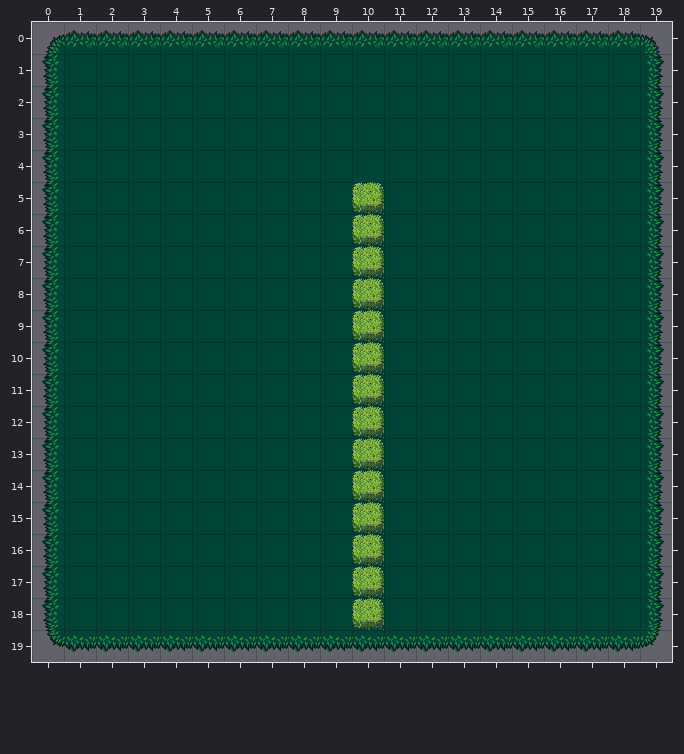
Two versions of a level (Tiled map (JSON), assets/map/testmap.json). This is how it looked before the edit.
Cells are 32x32 px. Shown: x 0..19, y 0..19.
And afterwards:
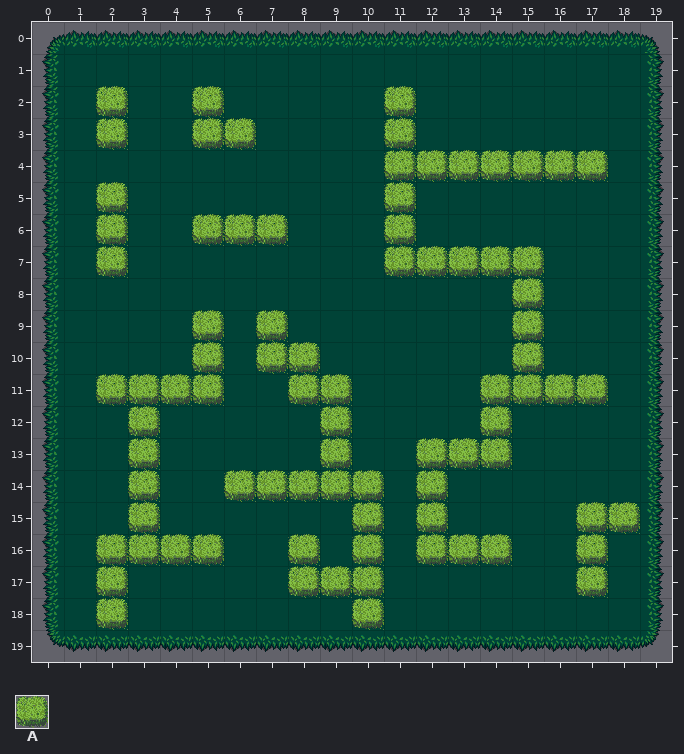
Key: from "terrain_atlas": A 994.
_ is an empty cell, . an unchanged one.
Tiles of an added or newly shown layer are drawn over the layers below it.
Changes in this commit:
--- layer "above" (removed)
@@ x 10..10 @@
- 5 A
- 6 A
- 7 A
- 8 A
- 9 A
-10 A
-11 A
-12 A
-13 A
+ 5 _
+ 6 _
+ 7 _
+ 8 _
+ 9 _
+10 _
+11 _
+12 _
+13 _
--- layer "walls" (added)
@@ x 2..18 @@
- 2 _.._....._.......
- 3 _..__...._.......
- 4 ........._______.
- 5 _........_.......
- 6 _..___..._.......
- 7 _........_____...
- 8 ............._...
- 9 ..._._......._...
-10 ..._.__......_...
-11 ____..__....____.
-12 ._....._...._....
-13 ._....._..___....
-14 ._..____.._......
-15 ._........_....__
-16 ____.._...___.._.
-17 _.....__......._.
-18 _................
+ 2 A..A.....A.......
+ 3 A..AA....A.......
+ 4 .........AAAAAAA.
+ 5 A........A.......
+ 6 A..AAA...A.......
+ 7 A........AAAAA...
+ 8 .............A...
+ 9 ...A.A.......A...
+10 ...A.AA......A...
+11 AAAA..AA....AAAA.
+12 .A.....A....A....
+13 .A.....A..AAA....
+14 .A..AAAA..A......
+15 .A........A....AA
+16 AAAA..A...AAA..A.
+17 A.....AA.......A.
+18 A................
